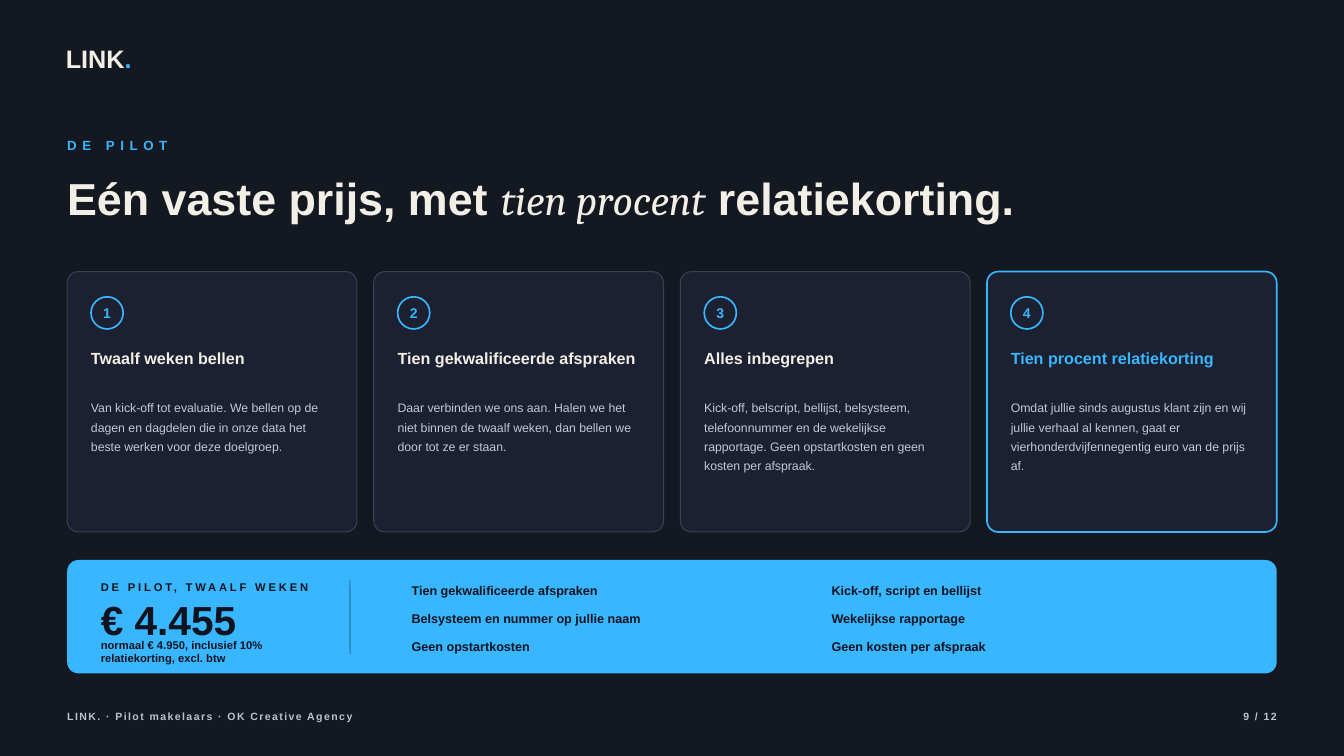
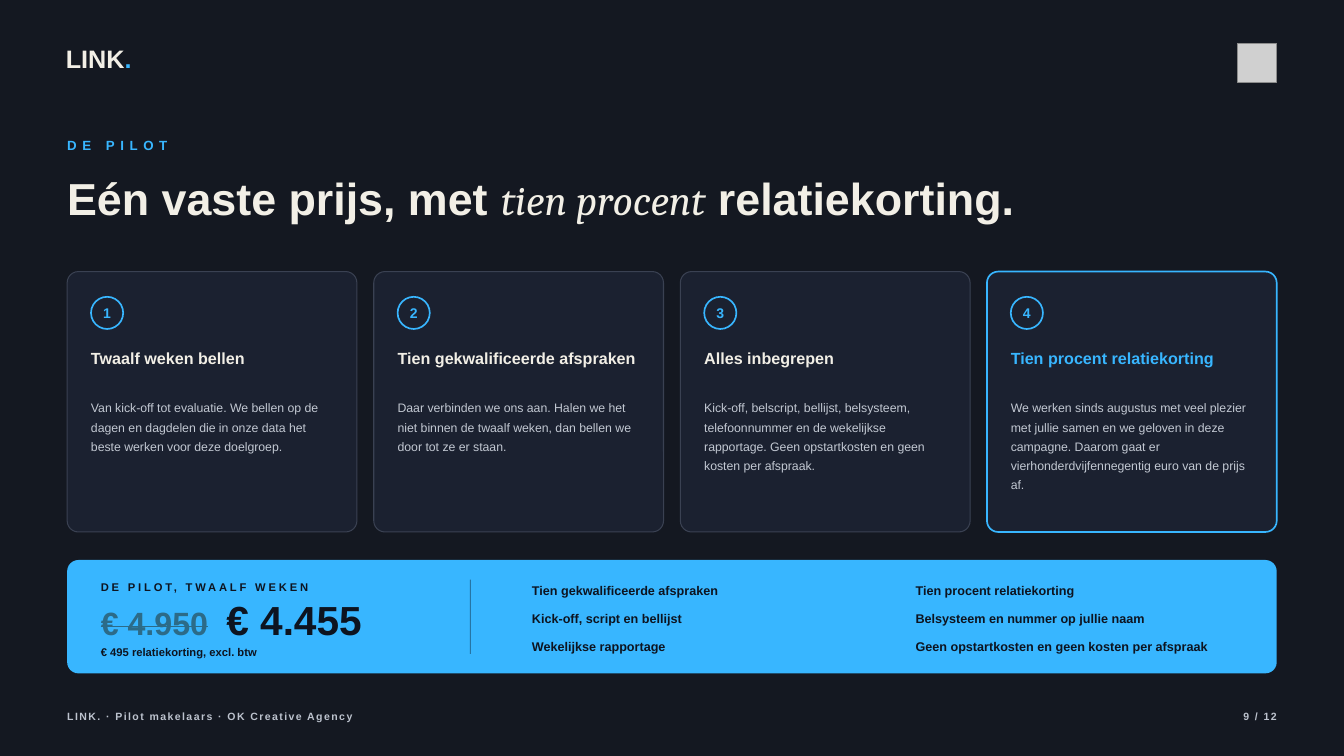
Before and after one commit to hens-lang/Test, a slide deck: slide 9 of output/LINK. pilotvoorstel OK Creative Agency.pptx. Drawn at 1344x756 pixels with LibreOffice and Linux fonts; fonts in the diff are those of the drawing; grey boxes stand for pictures; background and template pictures are left out. Boxes give left, top, right and bottom in pixels: in the first picture for what was removed or moved away, otherwise in the second. Text is boxed around its words. In the diff, an @@ line names an element or a change of style, - is before the commit and + after.

```diff
--- a/output/LINK. pilotvoorstel OK Creative Agency.pptx
+++ b/output/LINK. pilotvoorstel OK Creative Agency.pptx
@@ picture added at (1238, 43, 1277, 83) @@
@@ text at (1011, 403, 1246, 489): text changed @@
-Omdat jullie sinds augustus klant zijn en wij jullie verhaal al kennen, gaat er vierhonderdvijfennegentig euro van de prijs af.
+We werken sinds augustus met veel plezier met jullie samen en we geloven in deze campagne. Daarom gaat er vierhonderdvijfennegentig euro van de prijs af.
@@ line moved from (350, 580) - (350, 654) to (471, 580) - (471, 654) @@
@@ text "Tien gekwalificeerde afspraken": place and size @@
-text "Tien gekwalificeerde afspraken" at (412, 586, 598, 598)
+text "Tien gekwalificeerde afspraken" at (532, 586, 718, 598)
@@ text added at (916, 586, 1074, 598), 9 pt, text #0D1420, bold @@
+Tien procent relatiekorting
@@ text at (128, 607, 362, 636): text changed; size 29 to 23 pt; text colour #0D1420 to #2C6B88 @@
-€ 4.455
+€ 4.950 € 4.455
@@ text "Kick-off, script en bellijst": place and size @@
-text "Kick-off, script en bellijst" at (832, 586, 981, 598)
+text "Kick-off, script en bellijst" at (532, 614, 682, 626)
@@ text "Belsysteem en nummer op jullie ...": place and size @@
-text "Belsysteem en nummer op jullie ..." at (412, 614, 641, 626)
+text "Belsysteem en nummer op jullie ..." at (916, 614, 1145, 626)
@@ text at (110, 648, 256, 658): text changed @@
-normaal € 4.950, inclusief 10% relatiekorting, excl. btw
+€ 495 relatiekorting, excl. btw
@@ text removed at (412, 642, 530, 654) @@
-Geen opstartkosten
@@ text "Wekelijkse rapportage": place and size @@
-text "Wekelijkse rapportage" at (832, 614, 965, 626)
+text "Wekelijkse rapportage" at (532, 642, 666, 654)
@@ text at (916, 642, 1208, 654): text changed @@
-Geen kosten per afspraak
+Geen opstartkosten en geen kosten per afspraak
```
Also in this commit, not shown: 11 other slides changed, 18 other files.
